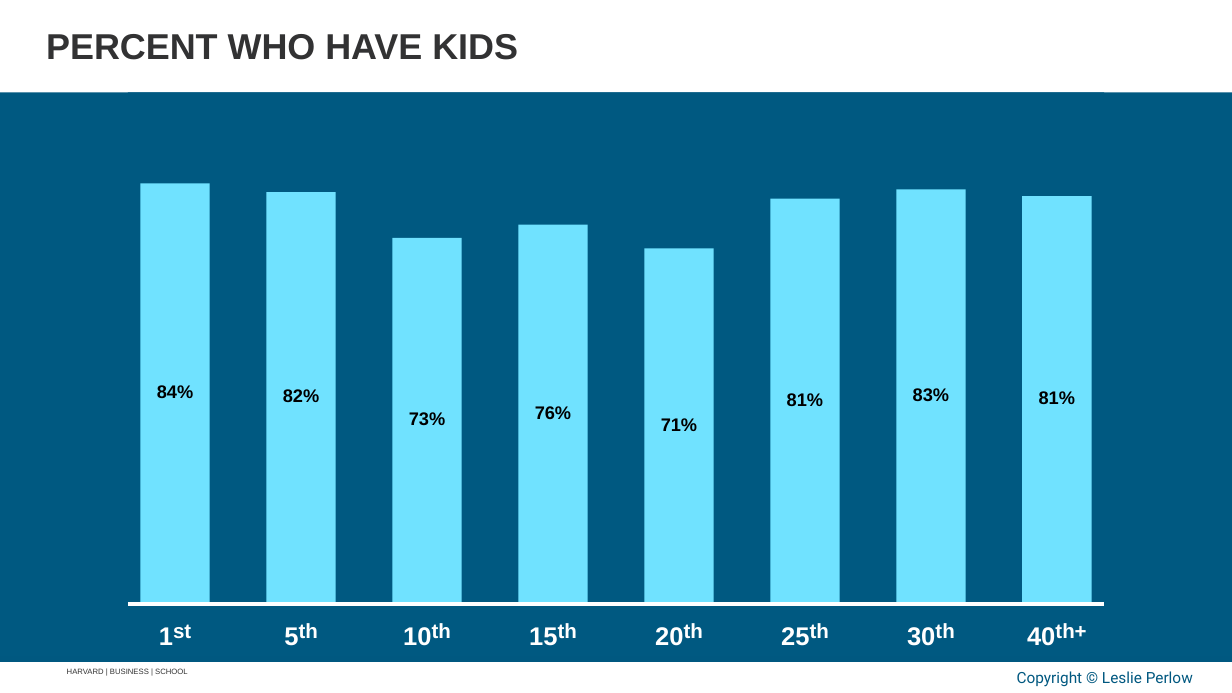
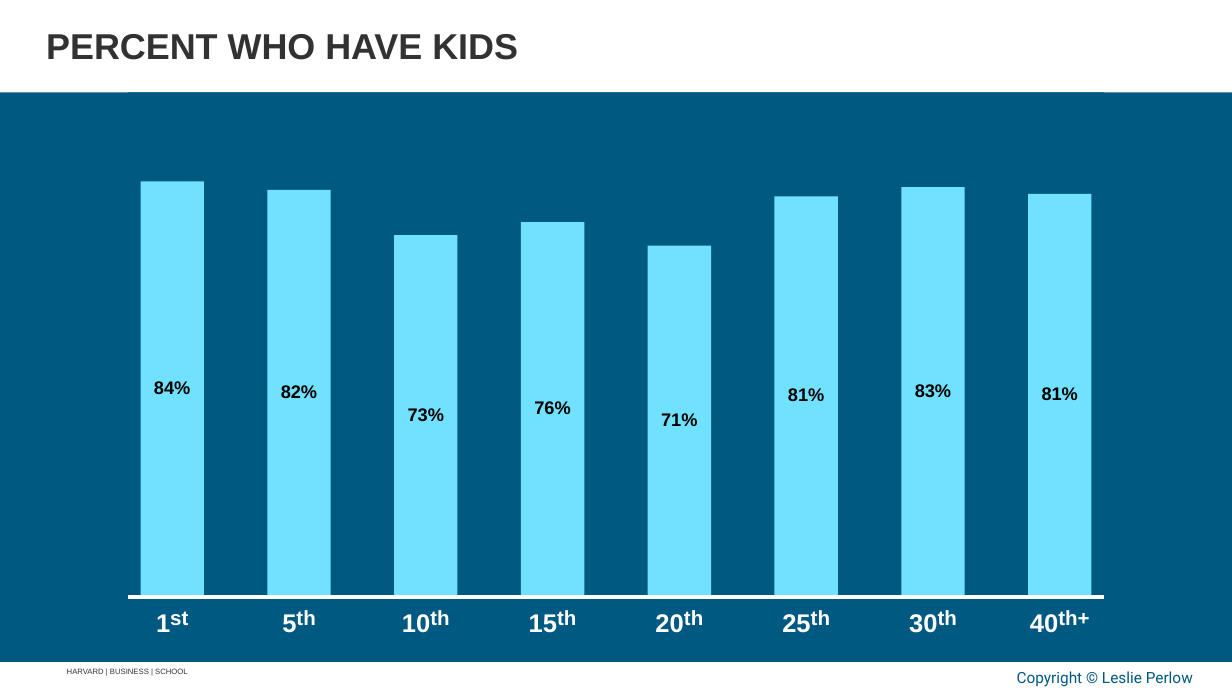
Before and after one commit to APPLITICS/lifematrix-deck-automation, a slide deck: slide 48 of outputs/generated_slides.pptx. Drawn at 1232x693 pixels with LibreOffice and Linux fonts; fonts in the diff are those of the drawing; background and template pictures are left out. Boxes give left, top, right and bottom in pixels: in the first picture for what was removed or moved away, otherwise in the second. Text is boxed around its words. In the diff, an @@ line names an element or a change of style, - is before the commit and + after.

```diff
--- a/outputs/generated_slides.pptx
+++ b/outputs/generated_slides.pptx
@@ rectangle: place and size @@
-rectangle at [128,92,1104,639]
+rectangle at [128,92,1104,626]
@@ rectangle: place and size @@
-rectangle at [140,184,210,604]
+rectangle at [140,181,204,597]
@@ rectangle: place and size @@
-rectangle at [1022,196,1092,604]
+rectangle at [267,190,331,597]
@@ rectangle: place and size @@
-rectangle at [644,249,714,604]
+rectangle at [775,196,838,597]
@@ rectangle: place and size @@
-rectangle at [771,199,840,604]
+rectangle at [901,188,965,597]
@@ rectangle: place and size @@
-rectangle at [897,189,966,604]
+rectangle at [1029,194,1092,597]
@@ rectangle: place and size @@
-rectangle at [393,238,462,604]
+rectangle at [395,236,458,597]
@@ rectangle: place and size @@
-rectangle at [266,192,335,604]
+rectangle at [521,222,585,597]
@@ rectangle: place and size @@
-rectangle at [518,225,588,604]
+rectangle at [648,246,712,597]
@@ text "84%": place and size @@
-text "84%" at [157,385,193,398]
+text "84%" at [154,381,190,394]
@@ text "81%": place and size @@
-text "81%" at [1039,391,1075,404]
+text "81%" at [1042,387,1078,400]
@@ 6 texts, 1 freeform shape: place and size @@
-6 texts, 1 freeform shape at [128,388,1104,604]
+6 texts, 1 freeform shape at [128,384,1104,597]
@@ text "1": place and size @@
-text "1" at [159,627,173,645]
+text "1" at [156,614,170,632]
@@ text "st": place and size @@
-text "st" at [173,624,191,639]
+text "st" at [170,611,188,626]
@@ text "5": place and size @@
-text "5" at [284,627,298,646]
+text "5" at [282,614,296,633]
@@ 5 texts: place and size @@
-5 texts at [299,623,829,638]
+5 texts at [296,610,830,626]
@@ 5 texts: place and size @@
-5 texts at [403,627,935,646]
+5 texts at [402,614,937,633]
@@ text "th": place and size @@
-text "th" at [935,623,954,639]
+text "th" at [938,610,957,625]
@@ text "40": place and size @@
-text "40" at [1027,627,1055,646]
+text "40" at [1030,614,1058,633]
@@ text "th+": place and size @@
-text "th+" at [1055,623,1086,639]
+text "th+" at [1058,610,1089,626]
```
Also in this commit, not shown: 30 other slides changed, 2 slides added, 3 other files.
